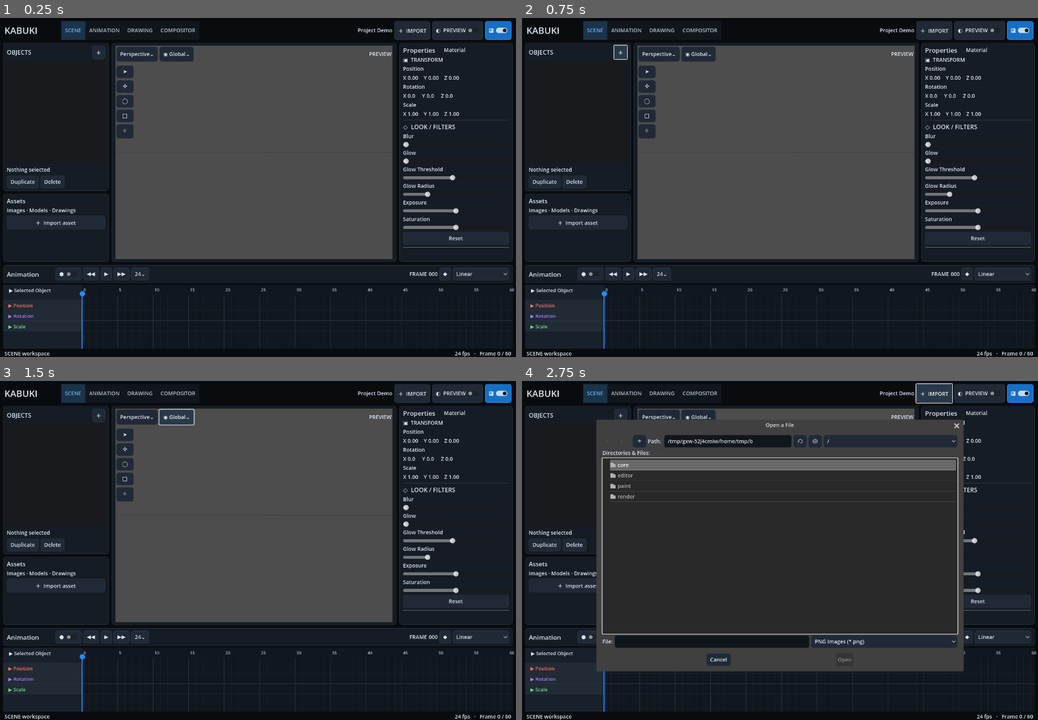
Above: before the commit, frames 1-4 (two rows, left to right).
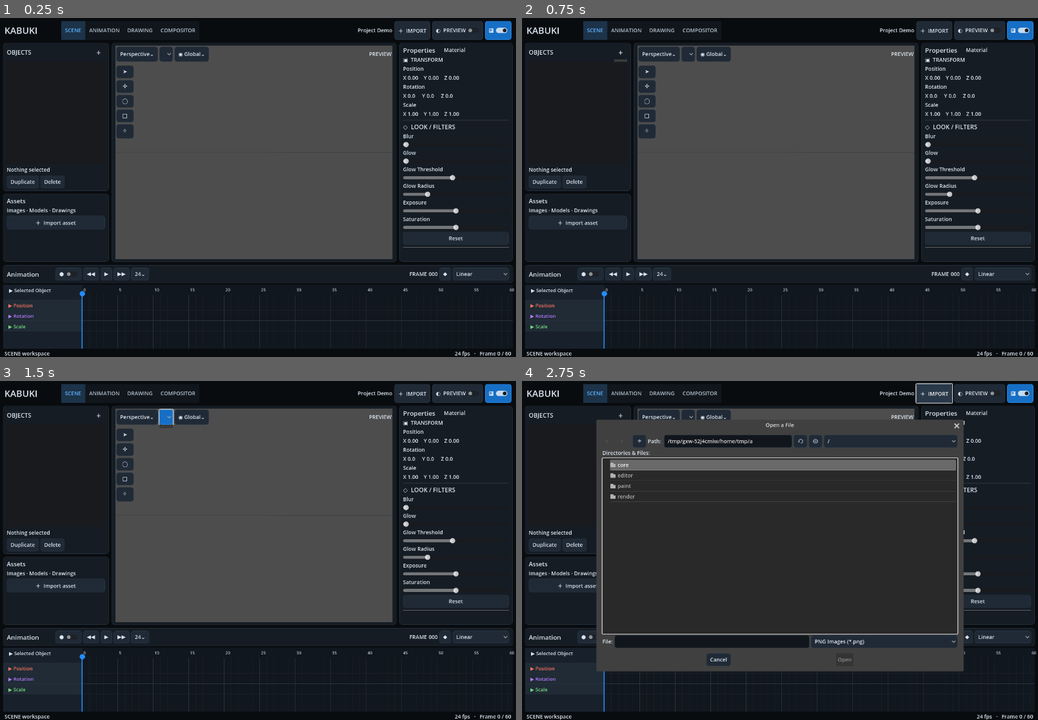
Above: after the commit, the same moments.

Repository: Onnevan/Kabuki
Game: Godot game, scene res://editor/main.tscn
Two runs of this game, one before a commit and one after it. Both use one fixed random seed, a clock stepped at 60 frames per second and the inputs below.
Inputs (mouse positions are in pixels of both pictures, inside the frame that each line leads up to):
- Up to frame 1 (0.25 s): no input
- Up to frame 2 (0.75 s): click "＋" at 0.5 s
- Up to frame 3 (1.5 s): click (165, 418) at 1.27 s
- Up to frame 4 (2.75 s): click "＋ IMPORT" at 2 s

The runs differ from the first frame. In frame 1, 0.2% of the frame differs, in the area x 18-41%, y 8-13%; in frame 2, 0.3%; in frame 3, 0.3%, in the area x 18-41%, y 8-14%; in frame 4, 0.2%.

Commit message:
Add viewport shading and object creation controls

Diff:
--- a/editor/main.tscn
+++ b/editor/main.tscn
@@ -70,7 +70,8 @@
 theme_override_font_sizes/font_size=16
 [node name="SceneGrow" type="Control" parent="LeftPanel/ScenePanel/SceneBox/SceneHead"]
 size_flags_horizontal=3
-[node name="AddObj" type="Button" parent="LeftPanel/ScenePanel/SceneBox/SceneHead"]
+[node name="AddObj" type="MenuButton" parent="LeftPanel/ScenePanel/SceneBox/SceneHead"]
+unique_name_in_owner=true
 text="＋"
 [node name="ObjectList" type="ItemList" parent="LeftPanel/ScenePanel/SceneBox"]
 unique_name_in_owner=true
@@ -144,6 +145,8 @@
 mouse_filter=1
 [node name="Perspective" type="Button" parent="ViewportTop"]
 text="Perspective⌄"
+[node name="ShadingMode" type="OptionButton" parent="ViewportTop"]
+unique_name_in_owner=true
 [node name="Global" type="Button" parent="ViewportTop"]
 text="◉ Global⌄"
 [node name="ViewportGrow" type="Control" parent="ViewportTop"]
